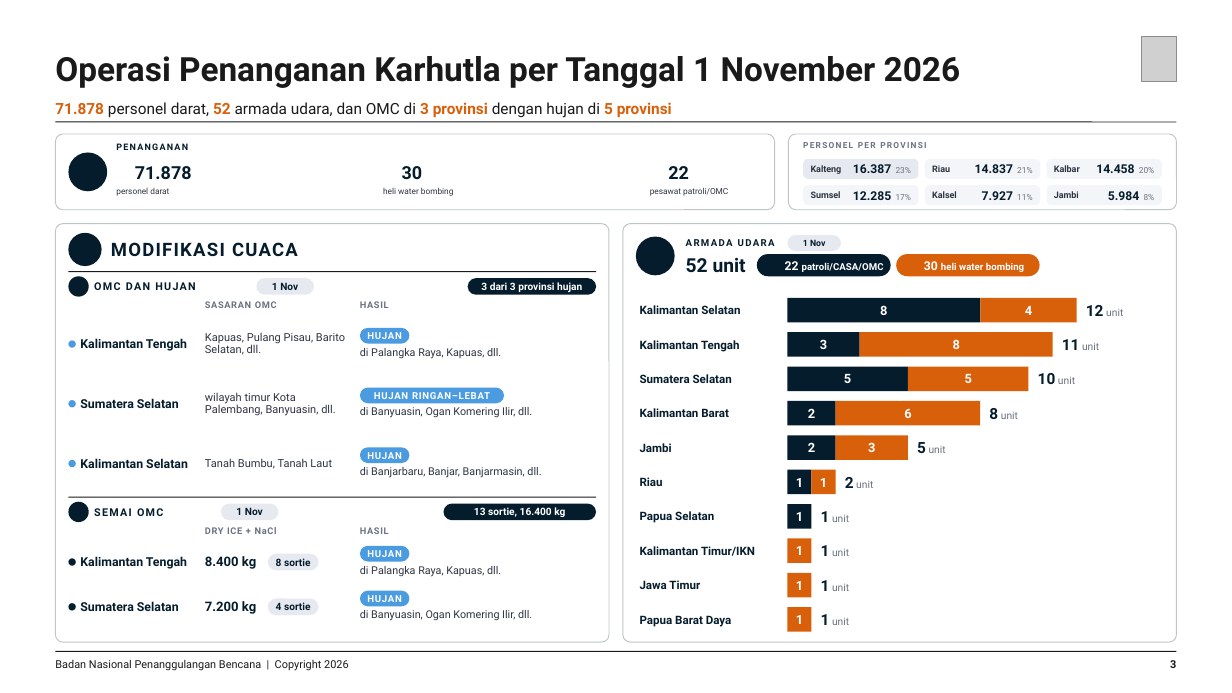
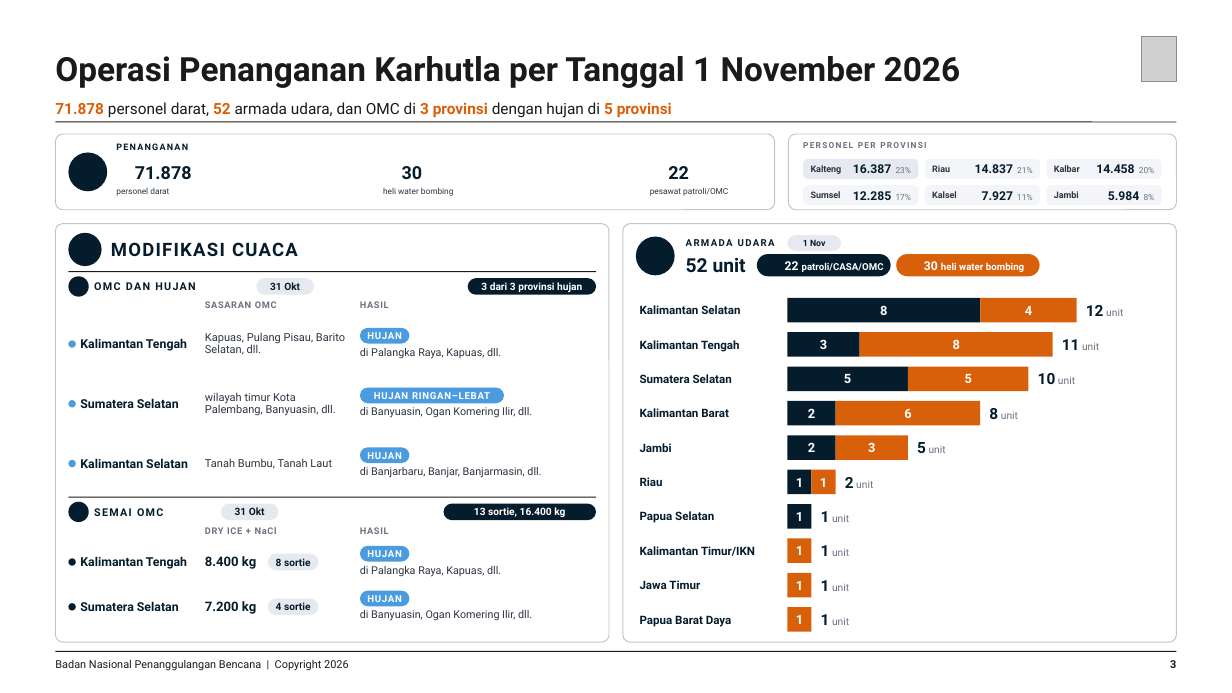
Before and after one commit to terasurbannetwork/poskokarhutla, a slide deck: slide 3 of data/laporan-bnpb/satelit-2026-11-01/Laporan Penanganan Pengendalian Karhutla 011126.pptx. Drawn at 1232x693 pixels with LibreOffice and Linux fonts; fonts in the diff are those of the drawing; grey boxes stand for pictures; background and template pictures are left out. Boxes give left, top, right and bottom in pixels: in the first picture for what was removed or moved away, otherwise in the second. Text is boxed around its words. In the diff, an @@ line names an element or a change of style, - is before the commit and + after.

Commit message:
fix(laporan): pil OMC dan semai slide 3 pakai hari kegiatan, deck 011126 dibangun ulang

```diff
--- a/data/laporan-bnpb/satelit-2026-11-01/Laporan Penanganan Pengendalian Karhutla 011126.pptx
+++ b/data/laporan-bnpb/satelit-2026-11-01/Laporan Penanganan Pengendalian Karhutla 011126.pptx
@@ text at (x1=270, y1=282, x2=300, y2=290): text changed @@
-1 Nov
+31 Okt
@@ text at (x1=235, y1=507, x2=265, y2=515): text changed @@
-1 Nov
+31 Okt
```
Also in this commit, not shown: 2 other slides changed, 3 other files.
